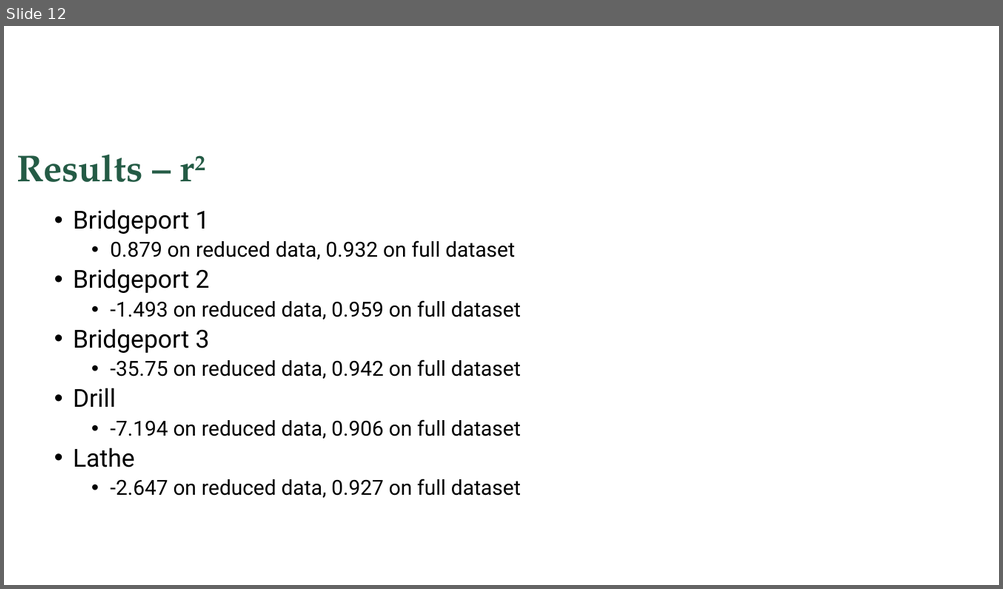
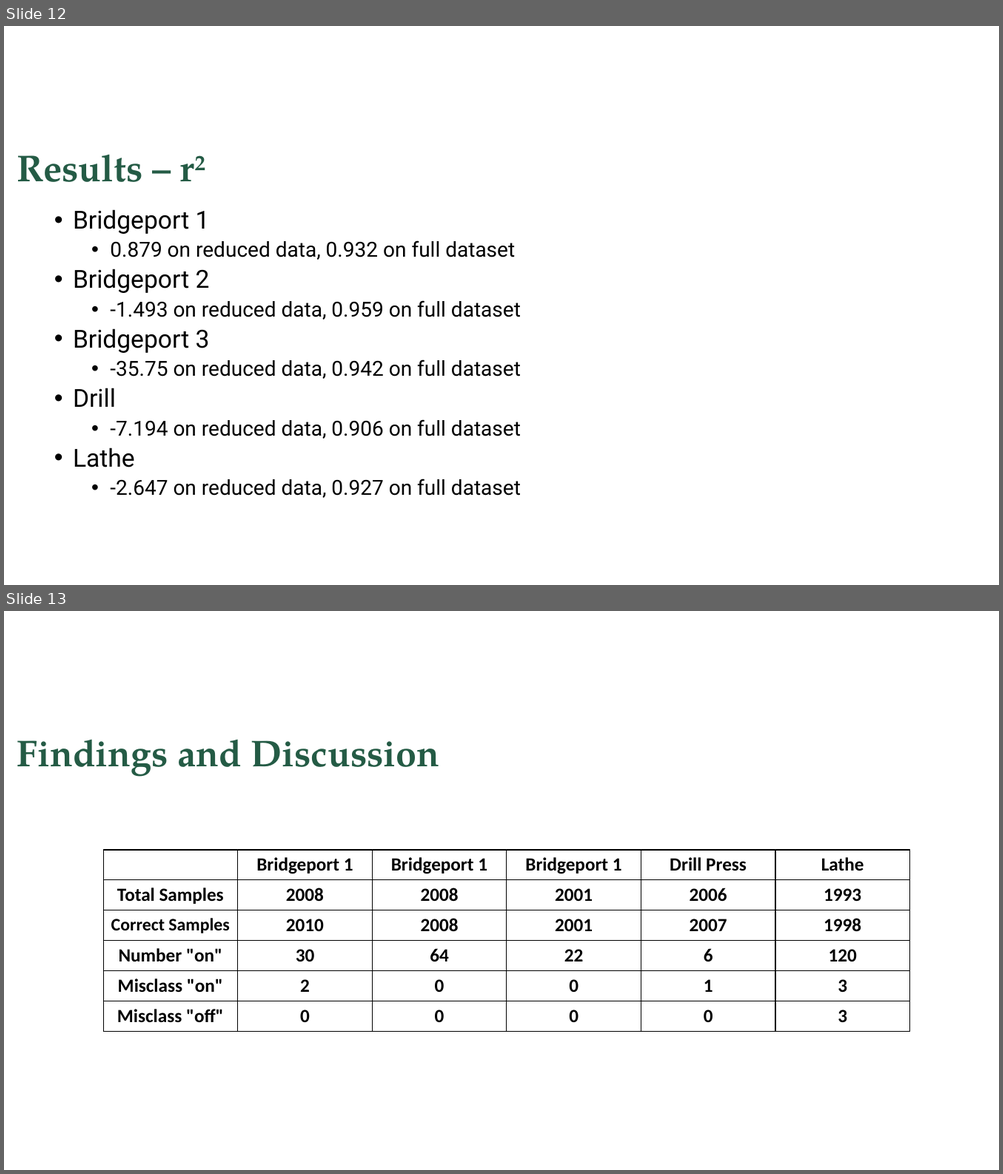
Before and after one commit to ASMEHackathon/UBMAIT, a slide deck: UBMAIT_ASME_Hackathon.pptx. Shown one above the other, each under a label of ours: slide 12 before the commit, slides 12 and 13 after it. The pictures are 1003x589 and 1003x1174 pixels, drawn with LibreOffice and Linux fonts; fonts in the diff are those of the drawing; background and template pictures are left out. Boxes give left, top, right and bottom in pixels: in the first picture for what was removed or moved away, otherwise in the second. Text is boxed around its words. In the diff, an @@ line names an element or a change of style, - is before the commit and + after.

```diff
--- a/UBMAIT_ASME_Hackathon.pptx
+++ b/UBMAIT_ASME_Hackathon.pptx
@@ slide 13 added at (x1=4, y1=611, x2=999, y2=1170), background picture (left out) @@
@@ title added at (x1=17, y1=740, x2=440, y2=777), 36 pt, text #245B45, bold @@
+Findings and Discussion
@@ table added at (x1=103, y1=850, x2=909, y2=1031), 6 rows, 6 columns @@
+ | Bridgeport 1 | Bridgeport 1 | Bridgeport 1 | Drill Press | Lathe
+Total Samples | 2008 | 2008 | 2001 | 2006 | 1993
+Correct Samples | 2010 | 2008 | 2001 | 2007 | 1998
+Number "on" | 30 | 64 | 22 | 6 | 120
+Misclass "on" | 2 | 0 | 0 | 1 | 3
+Misclass "off" | 0 | 0 | 0 | 0 | 3
```
Also in this commit, not shown: 5 slides changed, 2 other slides added, 2 slides removed.
